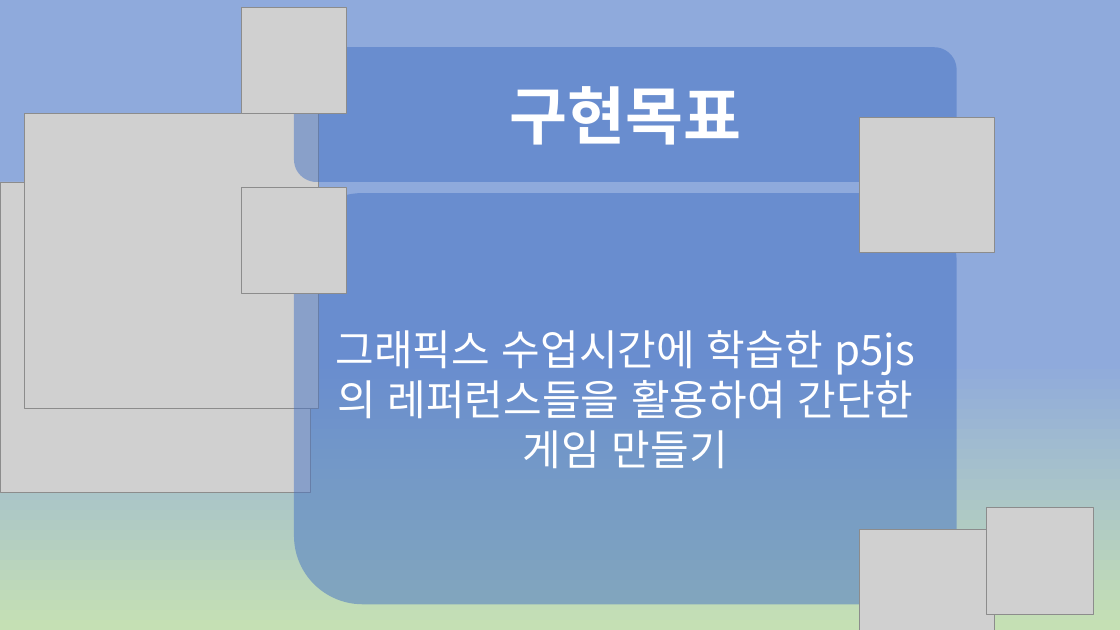
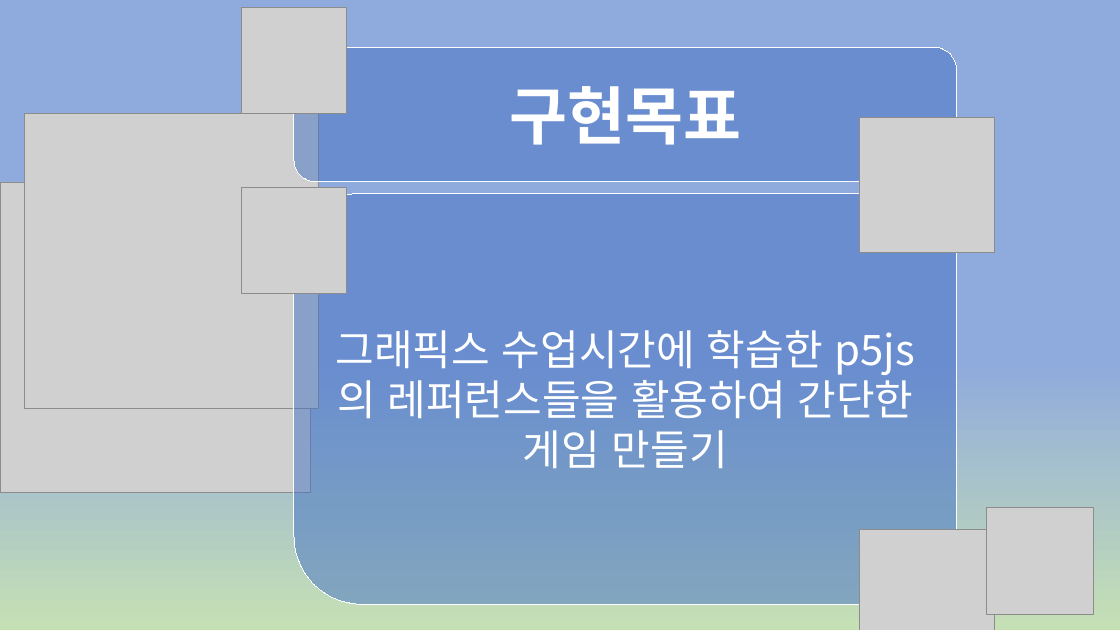
Before and after one commit to Gurigae/HappyFrog, a slide deck: slide 2 of 13팀ppt.pptx. Drawn at 1120x630 pixels with LibreOffice and Linux fonts; fonts in the diff are those of the drawing; grey boxes stand for pictures. Boxes give left, top, right and bottom in pixels: in the first picture for what was removed or moved away, otherwise in the second. Text is boxed around its words. In the diff, an @@ line names an element or a change of style, - is before the commit and + after.

```diff
--- a/13팀ppt.pptx
+++ b/13팀ppt.pptx
@@ rounded rectangle "구현목표" at bbox=[294, 47, 957, 181]: outline none to #FFFFFF 0.75 pt @@
@@ rounded rectangle "그래픽스 수업시간에 학습한 p5js의 레퍼런스들을 ..." at bbox=[294, 193, 957, 605]: outline none to #FFFFFF 0.75 pt @@
```
Also in this commit, not shown: 2 other slides changed.
